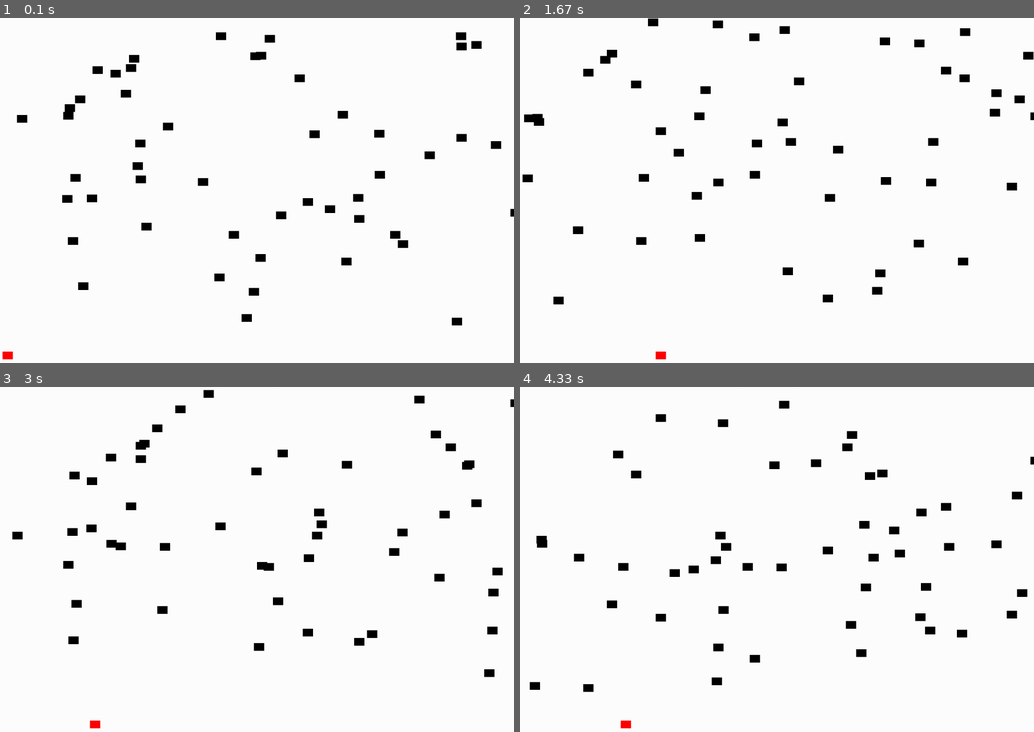
Above: before the commit, frames 1-4 (two rows, left to right).
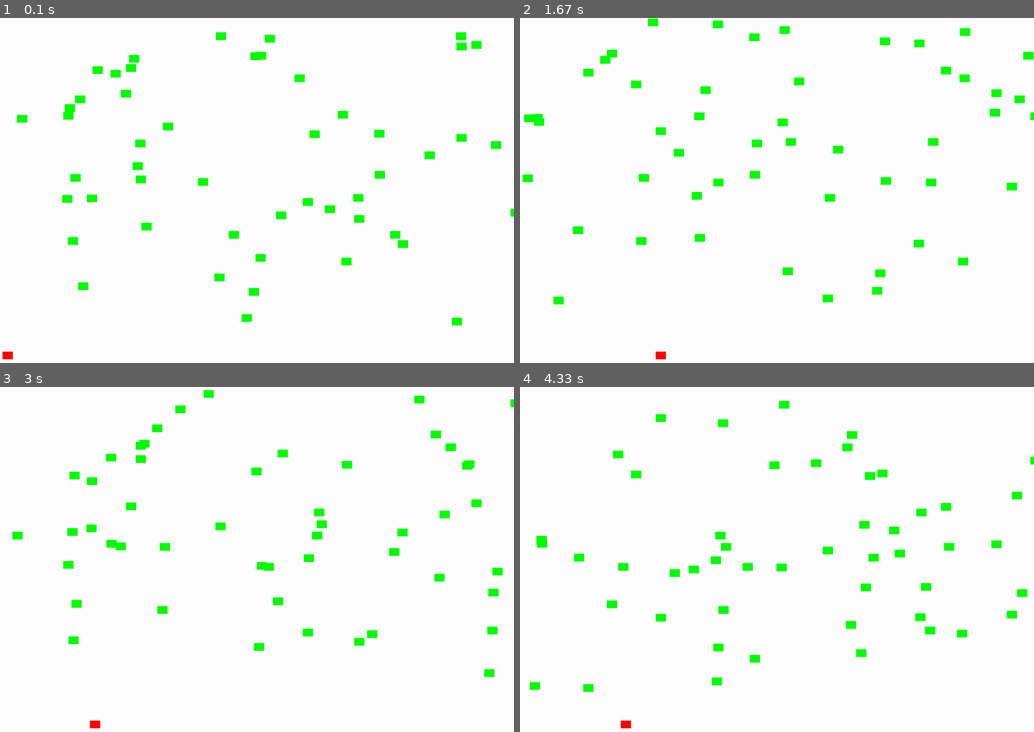
Above: after the commit, the same moments.

Repository: ZafarK638/zafark-python-classwork
Game: pygame game, started from programming/pygame practice/sprites/my_first_oop_game.py
The game is run twice, just before and just after one commit, with the same random seed, the same clock (stepped at 60 frames per second) and the same inputs.
Inputs (mouse positions are in pixels of both pictures, inside the frame that each line leads up to):
- Up to frame 1 (0.1 s): no input
- Up to frame 2 (1.67 s): tap Space at 0.33 s; click (828, 276) at 0.72 s; click (967, 325) at 1.05 s; click (653, 124) at 1.38 s
- Up to frame 3 (3 s): click (257, 611) at 1.72 s; click (185, 493) at 2.05 s; click (436, 659) at 2.38 s; click (87, 600) at 2.72 s
- Up to frame 4 (4.33 s): click (627, 497) at 3.05 s; click (653, 628) at 3.38 s; click (962, 649) at 3.72 s; click (622, 700) at 4.05 s

The runs differ from the first frame. In frame 1, 2.4% of the frame differs, in the area x 3-100%, y 4-90%; in frame 2, 2.4%; in frame 3, 2.4%; in frame 4, 2.4%, in the area x 1-100%, y 3-89%.

Commit message:
Update my_first_oop_game.py

Diff:
--- a/programming/pygame practice/sprites/my_first_oop_game.py
+++ b/programming/pygame practice/sprites/my_first_oop_game.py
@@ -94,7 +94,7 @@
 
 for i in range(50):
     # This represents a block
-    block = Block(BLACK, 20, 15)
+    block = Block(GREEN, 20, 15)
 
     # Set a random location for the block
     block.rect.x = random.randrange(width)
@@ -130,7 +130,7 @@
         if event.type == pygame.KEYDOWN:
             if event.key == pygame.K_SPACE:
                 #fire a bullet when button pressed
-                bullet = Bullet(GREEN,5,5)
+                bullet = Bullet(BLACK,5,5)
                 #set bullet location
                 bullet.rect.x = player.rect.x
                 bullet.rect.y = player.rect.y
